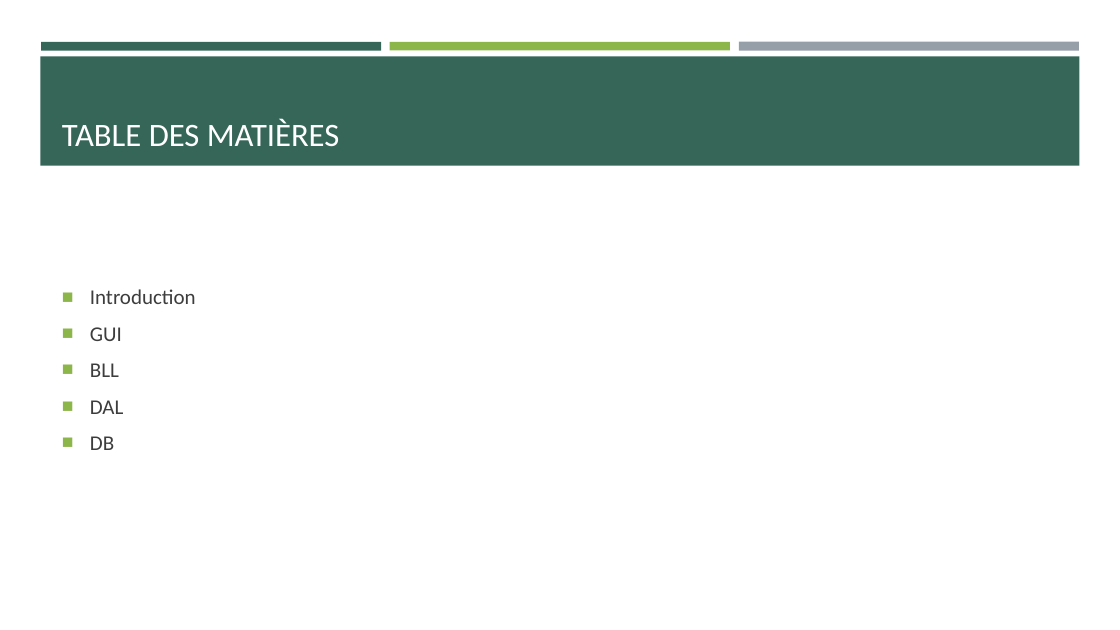
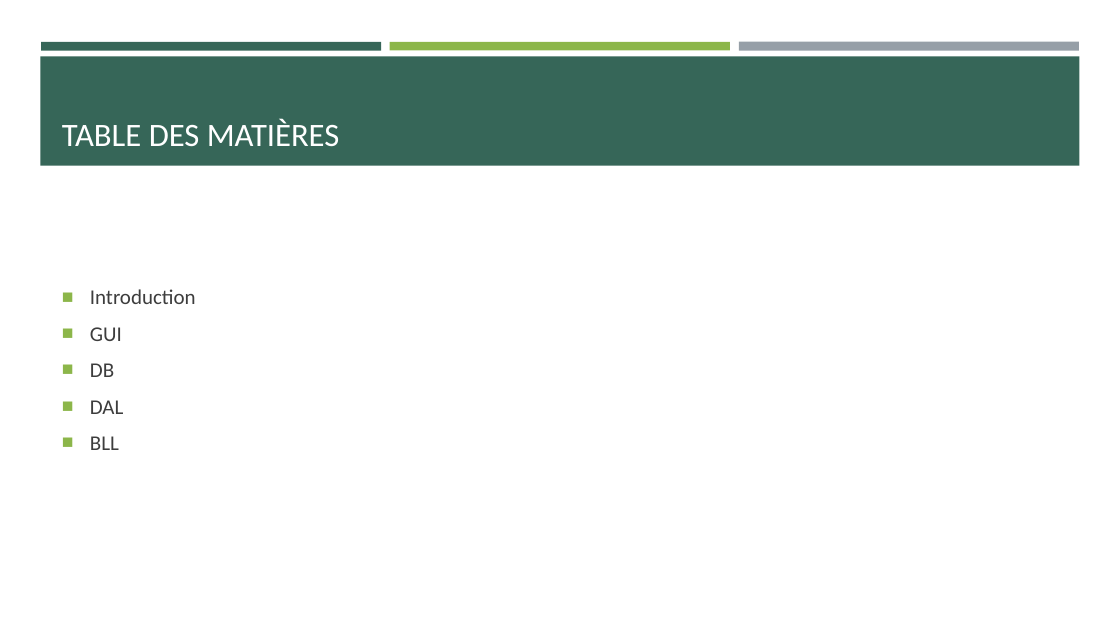
Before and after one commit to Angorance/HEIGVD_MoneyThoring, a slide deck: slide 2 of MoneyThoring.pptx. Drawn at 1120x630 pixels with LibreOffice and Linux fonts; fonts in the diff are those of the drawing. Boxes give left, top, right and bottom in pixels: in the first picture for what was removed or moved away, otherwise in the second. Text is boxed around its words. In the diff, an @@ line names an element or a change of style, - is before the commit and + after.

```diff
--- a/MoneyThoring.pptx
+++ b/MoneyThoring.pptx
@@ text at (90,363,124,414): paragraphs added @@
+■ DB
+■ DAL
@@ text at (90,400,124,450): paragraphs removed @@
-■ DAL
-■ DB
```
Also in this commit, not shown: 3 other slides changed, 2 slides added, 1 slide removed, 1 other file.
